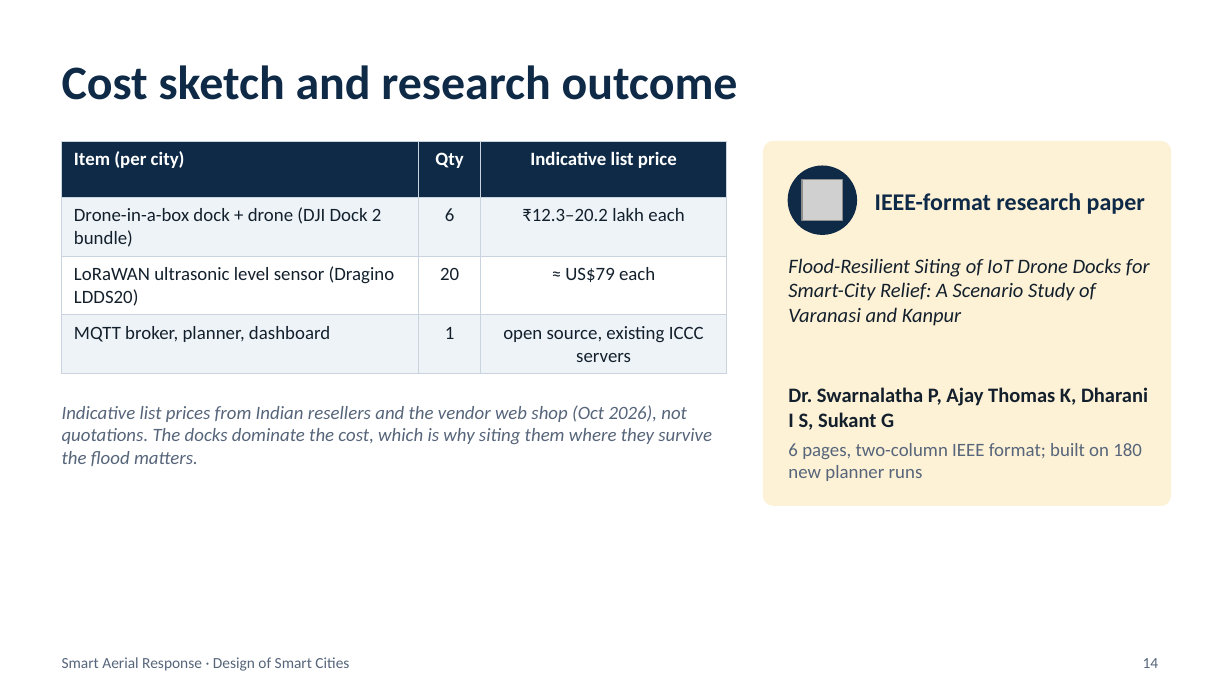
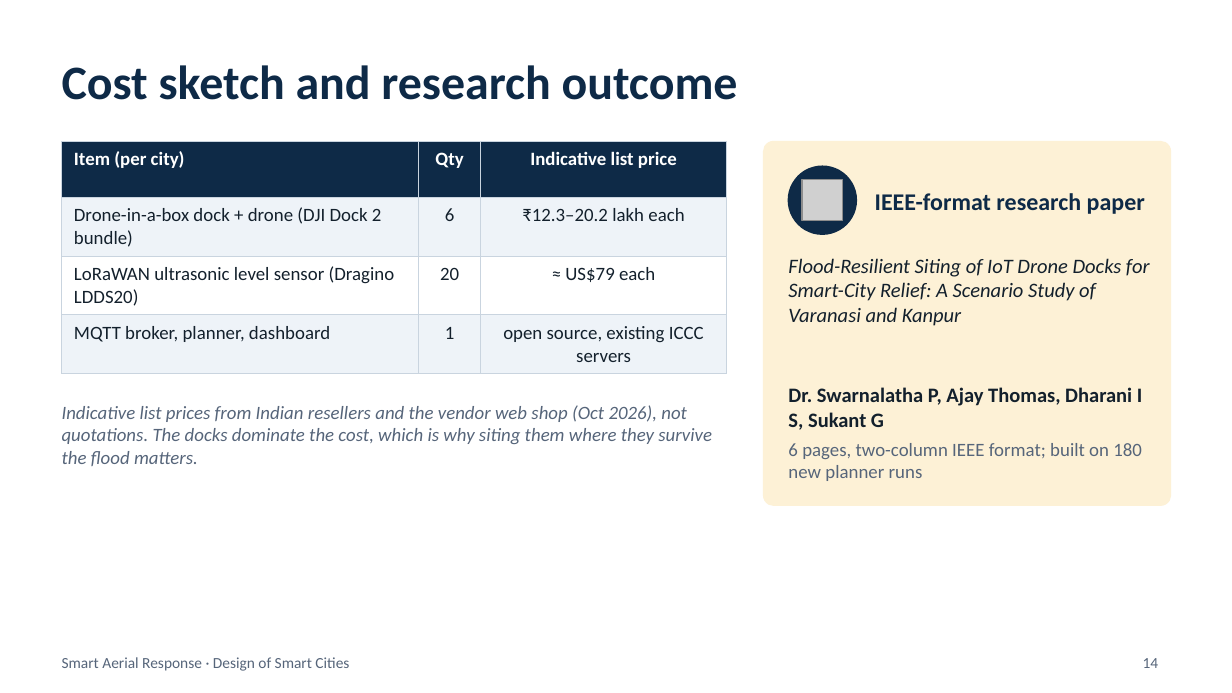
Before and after one commit to AjayThomas-crl/Smart-Aerial-Response, a slide deck: slide 14 of deliverables/Smart_Aerial_Response.pptx. Drawn at 1232x693 pixels with LibreOffice and Linux fonts; fonts in the diff are those of the drawing; grey boxes stand for pictures. Boxes give left, top, right and bottom in pixels: in the first picture for what was removed or moved away, otherwise in the second. Text is boxed around its words. In the diff, an @@ line names an element or a change of style, - is before the commit and + after.

```diff
--- a/deliverables/Smart_Aerial_Response.pptx
+++ b/deliverables/Smart_Aerial_Response.pptx
@@ text at [788, 387, 1142, 430]: text changed @@
-Dr. Swarnalatha P, Ajay Thomas K, Dharani I S, Sukant G
+Dr. Swarnalatha P, Ajay Thomas, Dharani I S, Sukant G
```
Also in this commit, not shown: 1 other slide changed, 12 other files.
